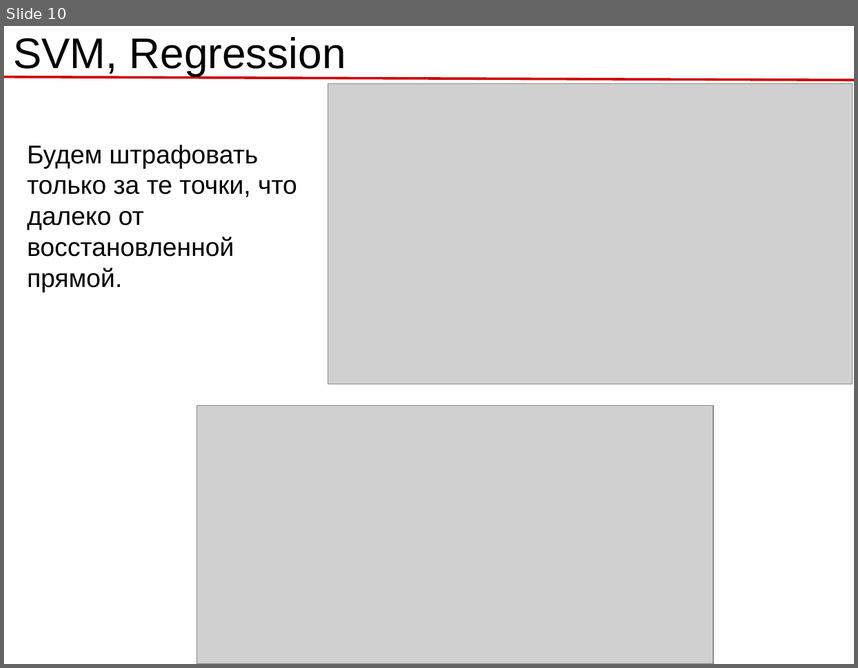
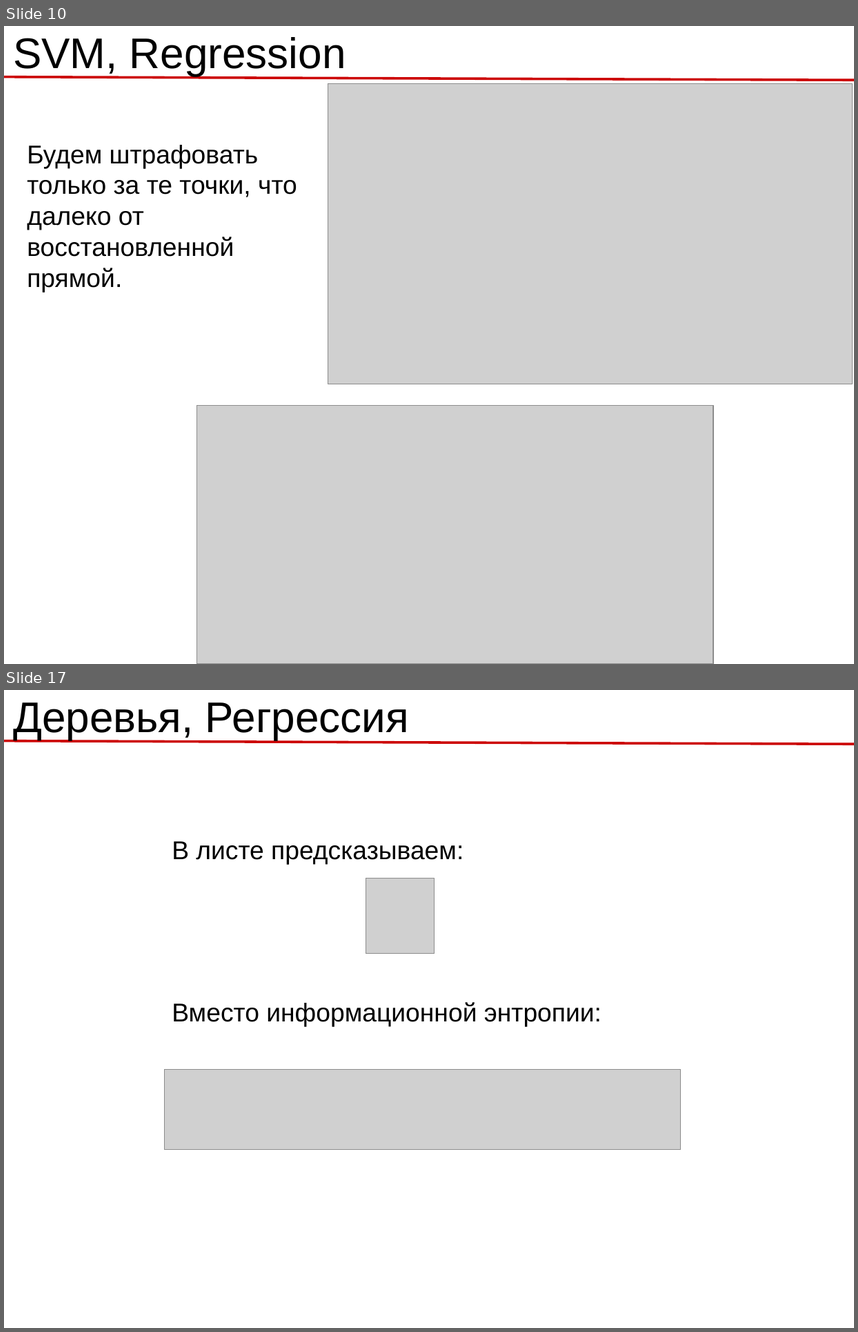
Before and after one commit to rykachevskiy/239, a slide deck: 4.Other_ml_models/4.1_Models.odp. Shown one above the other, each under a label of ours: slide 10 before the commit, slides 10 and 17 after it; the slides between them are not shown. The pictures are 858x668 and 858x1332 pixels, drawn with LibreOffice and Linux fonts; fonts in the diff are those of the drawing; grey boxes stand for pictures; background and template pictures are left out. Boxes give left, top, right and bottom in pixels: in the first picture for what was removed or moved away, otherwise in the second. Text is boxed around its words. In the diff, an @@ line names an element or a change of style, - is before the commit and + after.

```diff
--- a/4.Other_ml_models/4.1_Models.odp
+++ b/4.Other_ml_models/4.1_Models.odp
@@ slide 17 added at [4,690,854,1328], background #FFFFFF; not listed: 1 template element that a slide beside it also shows @@
@@ title added at [13,702,409,740], 40 pt, text #000000 @@
+Деревья, Регрессия
@@ text added at [172,841,464,865], 24 pt, text #000000 @@
+В листе предсказываем:
@@ picture added at [366,878,435,954] @@
@@ text added at [172,1002,602,1027], 24 pt, text #000000 @@
+Вместо информационной энтропии:
@@ picture added at [165,1069,682,1149] @@
```
Also in this commit, not shown: 1 slide changed, 13 other slides added, 1 slide removed, 9 other files.
